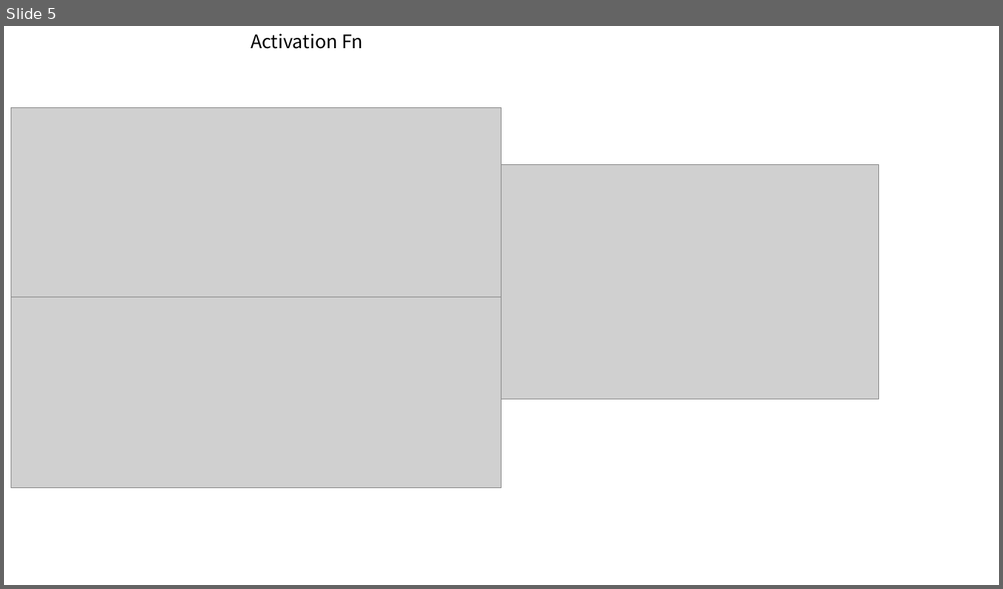
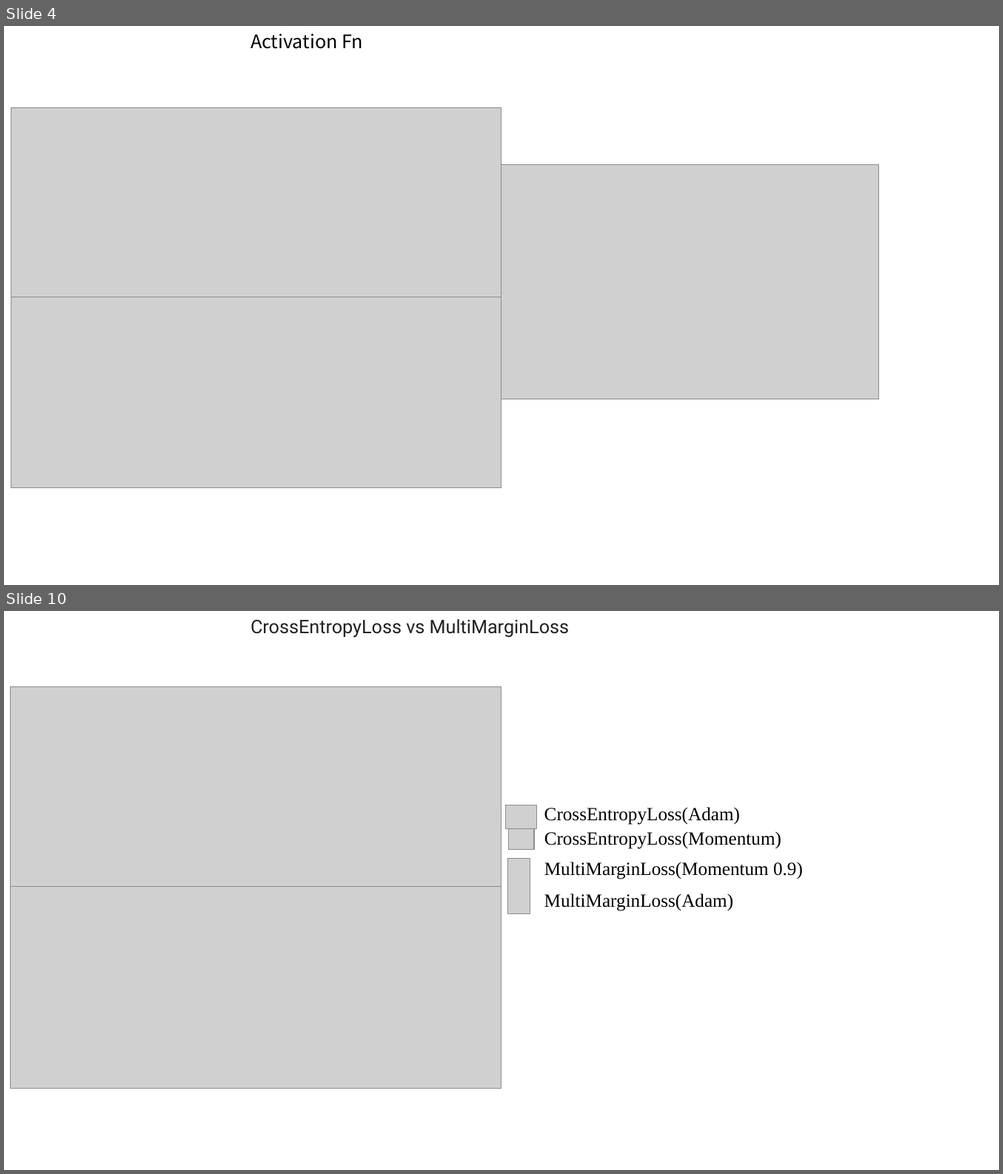
Before and after one commit to cukminseo/Basic_NN_Architecture, a slide deck: cancer.pptx. Shown one above the other, each under a label of ours: slide 5 before the commit, slides 4 and 10 after it; the slides between them are not shown. The pictures are 1003x589 and 1003x1174 pixels, drawn with LibreOffice and Linux fonts; fonts in the diff are those of the drawing; grey boxes stand for pictures. Boxes give left, top, right and bottom in pixels: in the first picture for what was removed or moved away, otherwise in the second. Text is boxed around its words. In the diff, an @@ line names an element or a change of style, - is before the commit and + after.

```diff
--- a/cancer.pptx
+++ b/cancer.pptx
@@ slide 10 added at <box>4,611,999,1170</box>, background #FFFFFF @@
@@ text added at <box>250,619,569,638</box>, 18 pt, text #212121 @@
+CrossEntropyLoss vs MultiMarginLoss
@@ picture added at <box>11,687,501,887</box> @@
@@ picture added at <box>506,805,537,829</box> @@
@@ text added at <box>544,807,740,825</box>, 18 pt, text #000000 @@
+CrossEntropyLoss(Adam)
@@ picture added at <box>509,829,534,850</box> @@
@@ text added at <box>544,832,781,849</box>, 18 pt, text #000000 @@
+CrossEntropyLoss(Momentum)
@@ picture added at <box>508,859,530,914</box> @@
@@ text added at <box>544,862,802,880</box>, 18 pt, text #000000 @@
+MultiMarginLoss(Momentum 0.9)
@@ picture added at <box>11,887,502,1089</box> @@
@@ text added at <box>544,894,733,911</box>, 18 pt, text #000000 @@
+MultiMarginLoss(Adam)
@@ what was slide 5 is now slide 4 @@
```
Also in this commit, not shown: 1 slide changed, 7 other slides added, 6 other files.
